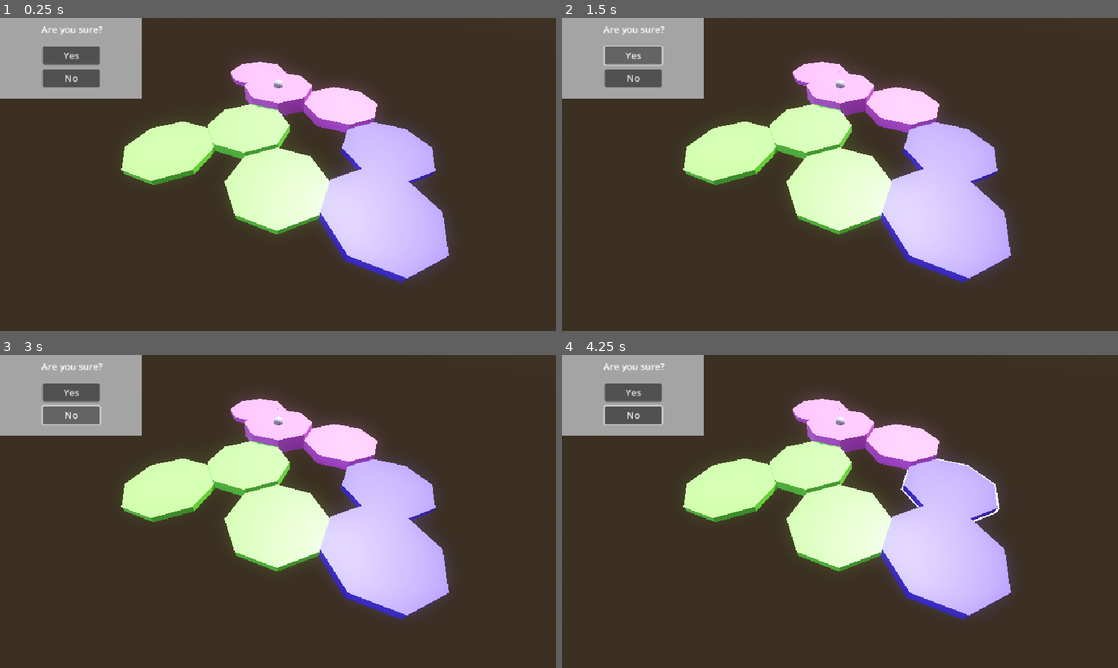
Above: before the commit, frames 1-4 (two rows, left to right).
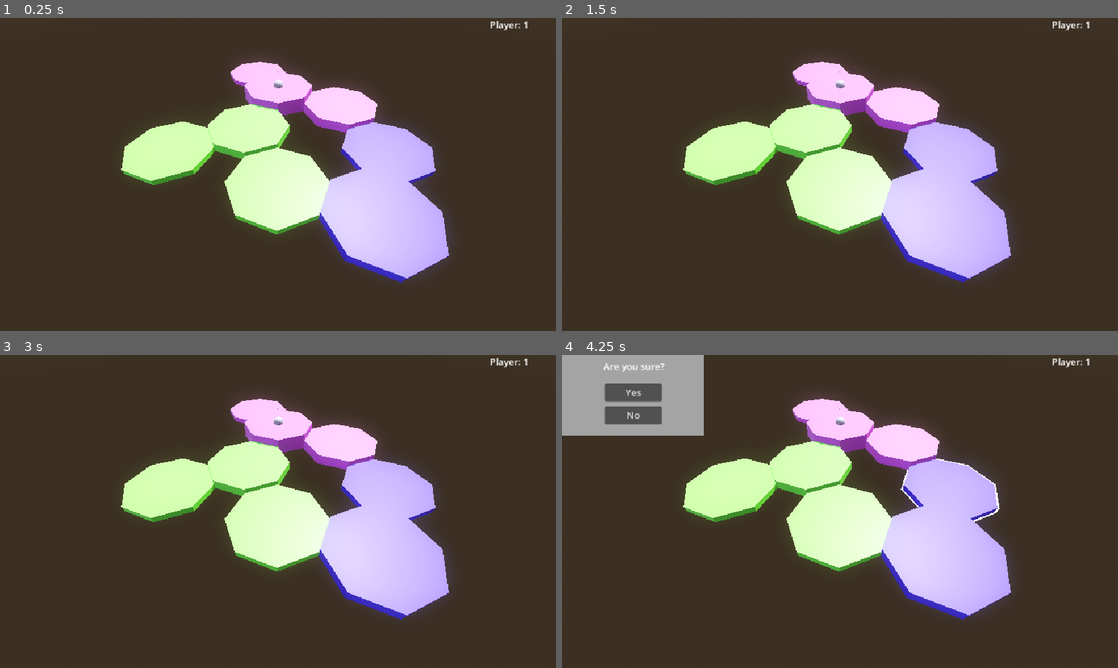
Above: after the commit, the same moments.

Repository: zlounsberry/OatsBrackeysJam2025
Game: Godot game, scene res://scenes/main.tscn
The game is run twice, just before and just after one commit, with the same random seed, the same clock (stepped at 60 frames per second) and the same inputs.
Inputs (mouse positions are in pixels of both pictures, inside the frame that each line leads up to):
- Up to frame 1 (0.25 s): no input
- Up to frame 2 (1.5 s): click (634, 55) at 0.5 s, where only the run before the commit has a clickable "Yes"; click (634, 55) at 1.25 s, where only the run before the commit has a clickable "Yes"
- Up to frame 3 (3 s): click (72, 392) at 2 s, where only the run before the commit has a clickable "Yes"; click (72, 414) at 2.75 s, where only the run before the commit has a clickable "No"
- Up to frame 4 (4.25 s): move the mouse to (962, 495) at 3.52 s; press the mouse at (962, 495) at 3.53 s

The runs differ from the first frame. In frame 1, 6.7% of the frame differs, in the area x 0-95%, y 0-26%; in frame 2, 6.7%; in frame 3, 6.7%; in frame 4, 0.2%.

Commit message:
general clicking logic works ok

Diff:
--- a/oatsbrackeysjam2025/scenes/hud.tscn
+++ b/oatsbrackeysjam2025/scenes/hud.tscn
@@ -7,10 +7,12 @@
 script = ExtResource("1_oo0fn")
 
 [node name="ConfirmMenu" parent="." instance=ExtResource("1_ahhtf")]
+visible = false
 
 [node name="PlayerTurn" type="Label" parent="."]
 offset_left = 845.0
 offset_right = 960.0
 offset_bottom = 31.0
+text = "Player turn: "
 
 [connection signal="player_selected_yes" from="ConfirmMenu" to="." method="_on_confirm_menu_player_selected_yes"]
--- a/oatsbrackeysjam2025/scripts/classes/map_tile.gd
+++ b/oatsbrackeysjam2025/scripts/classes/map_tile.gd
@@ -4,6 +4,7 @@
 signal clicked_this_tile(tile_position: Vector3)
 
 @onready var is_hovered: bool = false
+@onready var owned_faction: int = -99
 
 
 func _ready() -> void:
@@ -20,6 +21,10 @@
 			clicked_this_tile.emit($Marker3D.global_position)
 
 
+func update_owned_faction(faction_id: int) -> void:
+	owned_faction = faction_id
+
+
 func _show_outline():
 	if GameState.STATE_MACHINE.DISABLED:
 		return
--- a/oatsbrackeysjam2025/scripts/globals/game_state.gd
+++ b/oatsbrackeysjam2025/scripts/globals/game_state.gd
@@ -25,7 +25,7 @@
 }
 
 @onready var current_state: int = STATE_MACHINE.SELECTING_IN_GAME # For testing confirm button
-@onready var current_player_turn: int = GameState.PLAYER_IDS.PLAYER_1
+@onready var current_player_turn: int = GameState.PLAYER_IDS.PLAYER_99 # This gets updated with _update_current_player in the main scene ready function
 @onready var current_player_dict: Dictionary = {
 	PLAYER_IDS.PLAYER_99:
 		{
@@ -35,4 +35,4 @@
 		}
 }
 
-@export var number_of_players: int = 2
+@onready var number_of_players: int = 2 # This will get updated to an export var controlling the main scene
--- a/oatsbrackeysjam2025/scripts/hud.gd
+++ b/oatsbrackeysjam2025/scripts/hud.gd
@@ -4,7 +4,7 @@
 
 
 func update_player_turn_label() -> void:
-	$PlayerTurn.text = str("Player: ", GameState.current_player_turn)
+	$PlayerTurn.text = str("Player: ", GameState.current_player_turn + 1)
 
 
 func _on_confirm_menu_player_selected_yes(is_yes: bool) -> void:
--- a/oatsbrackeysjam2025/scripts/main.gd
+++ b/oatsbrackeysjam2025/scripts/main.gd
@@ -10,7 +10,8 @@
 		var new_army: Army = ARMY.instantiate()
 		new_army.name = str("Army", player_value)
 		add_child(new_army)
-	GameState.current_state = GameState.STATE_MACHINE.SELECTING_START
+	#GameState.current_state = GameState.STATE_MACHINE.SELECTING_START
+	_update_current_player()
 
 
 func _show_confirm_menu():
@@ -22,25 +23,34 @@
 
 
 func _update_current_player() -> void:
-	if GameState.current_player_turn >= GameState.GameState.number_of_players:
-		GameState.current_player_turn = GameState.GameState.PLAYER_IDS.PLAYER_1
+	if GameState.current_player_turn >= (GameState.number_of_players - 1):
+		GameState.current_player_turn = GameState.PLAYER_IDS.PLAYER_1
 	else:
 		GameState.current_player_turn += 1
-	$HUD.update_player_turn_label
+	print("current player turn: ", GameState.current_player_turn)
+	get_node(str("Army", GameState.current_player_turn)).currently_taking_turn = true
+	$HUD.update_player_turn_label()
 
 
 func _on_map_clicked_this_tile(tile_position: Vector3) -> void:
 	if not GameState.current_state == GameState.STATE_MACHINE.SELECTING_IN_GAME:
+		print('wrong state')
 		return
 	GameState.current_state = GameState.STATE_MACHINE.CONFIRMING_IN_GAME
+	print('got here0')
 	_show_confirm_menu()
 	var confirmed: bool = await player_confirmed
+	print('got here1')
 	if confirmed:
+		_hide_confirm_menu()
+		print(get_node(str("Army", GameState.current_player_turn)))
 		get_node(str("Army", GameState.current_player_turn)).move_to_new_space(tile_position)
 		GameState.current_state = GameState.STATE_MACHINE.TRANSITIONING
+		print('got here2')
 		await get_node(str("Army", GameState.current_player_turn)).movement_complete
 		_update_current_player()
 		GameState.current_state = GameState.STATE_MACHINE.SELECTING_IN_GAME
+		print('got here3')
 	else:
 		_hide_confirm_menu()
 		GameState.current_state = GameState.STATE_MACHINE.SELECTING_IN_GAME
